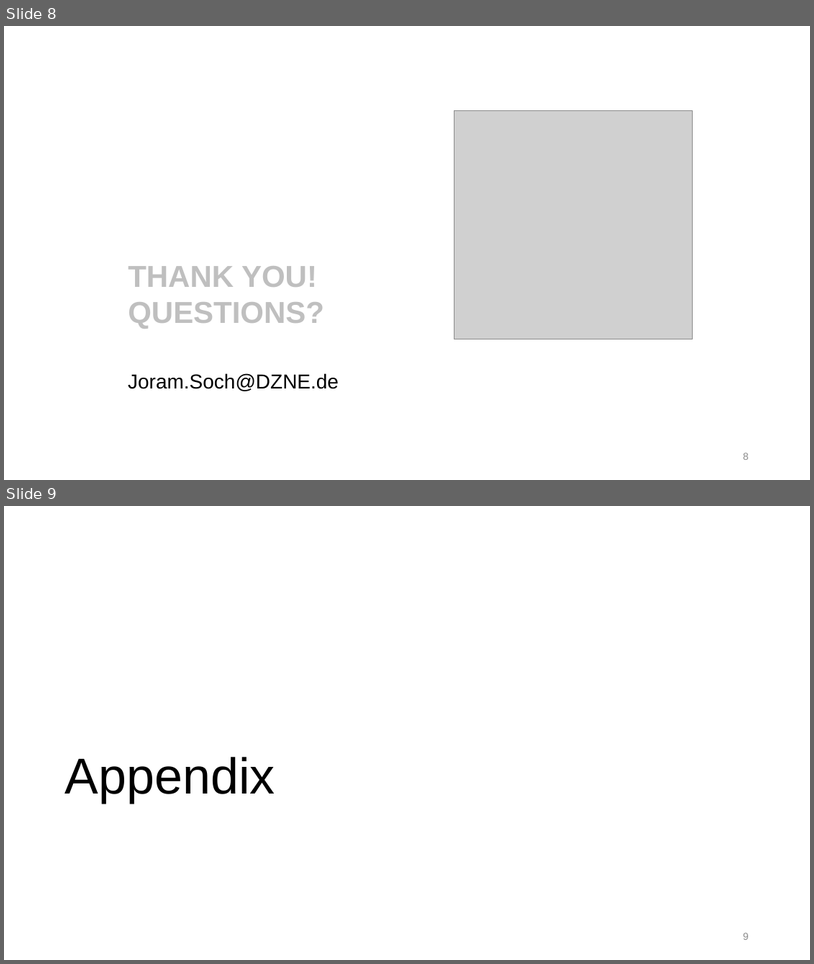
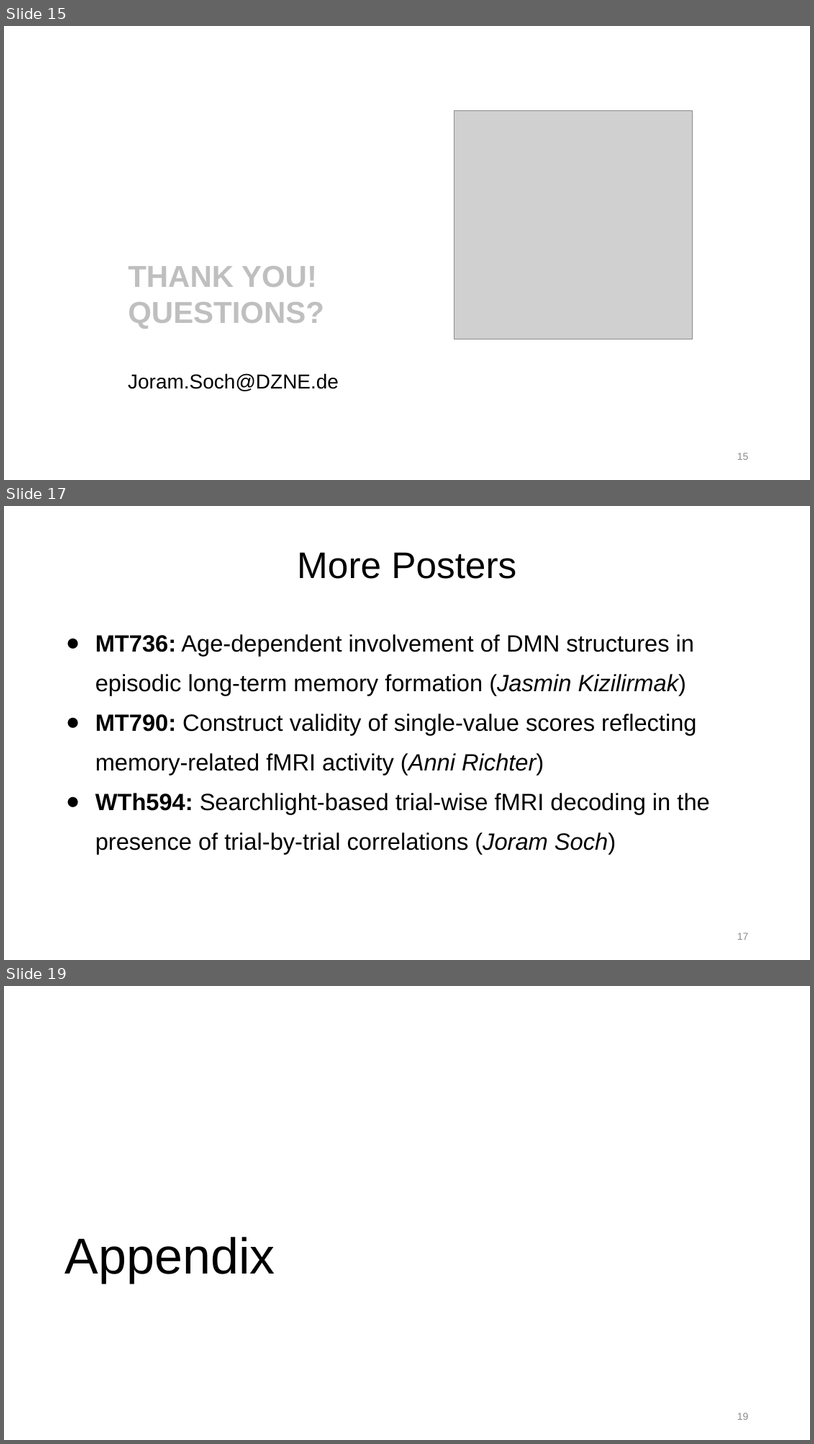
Before and after one commit to JoramSoch/OHBM_2022, a slide deck: Talks/OHBM_2022_Talk_B_FADE.pptx. Shown one above the other, each under a label of ours: slides 8 and 9 before the commit, slides 15, 17 and 19 after it; the slides between them are not shown. The pictures are 814x964 and 814x1444 pixels, drawn with LibreOffice and Linux fonts; fonts in the diff are those of the drawing; grey boxes stand for pictures. Boxes give left, top, right and bottom in pixels: in the first picture for what was removed or moved away, otherwise in the second. Text is boxed around its words. In the diff, an @@ line names an element or a change of style, - is before the commit and + after.

```diff
--- a/Talks/OHBM_2022_Talk_B_FADE.pptx
+++ b/Talks/OHBM_2022_Talk_B_FADE.pptx
@@ slide 17 added at (4, 506, 810, 960), background #FFFFFF @@
@@ title added at (297, 552, 517, 579), 44 pt, text #000000 @@
+More Posters
@@ text added at (95, 634, 710, 853), 28 pt, text #000000 @@
+● MT736: Age-dependent involvement of DMN structures in episodic long-term memory formation (Jasmin Kizilirmak)
+● MT790: Construct validity of single-value scores reflecting memory-related fMRI activity (Anni Richter)
+● WTh594: Searchlight-based trial-wise fMRI decoding in the presence of trial-by-trial correlations (Joram Soch)
@@ page number added at (738, 932, 749, 939), 12 pt, text #8C8C8C @@
+17
@@ what was slide 8 is now slide 15 @@
@@ page number at (738, 452, 749, 459): text changed @@
-8
+15
@@ what was slide 9 is now slide 19 @@
@@ page number at (738, 1412, 749, 1419): text changed @@
-9
+19
```
Also in this commit, not shown: 3 slides changed, 10 other slides added, 1 slide removed, 2 other files.
